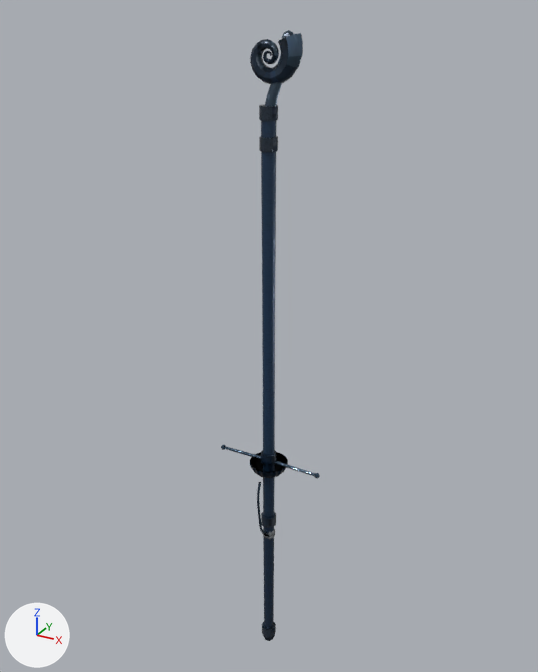
Before and after pictures for a commit that changed the glTF model client/public/q/gear/weapons_abyssal.glb.
Before and after are seen from a camera (50 mm lens) standing at (0.977, -1.775, 1.429) and looking at (-0.028, 0.053, 0.515). The axes (+X, +Y, +Z) are drawn at lower left. The lights are the same throughout. The picture after the commit comes second.

Objects in the first picture: 'blade', 'staff'.
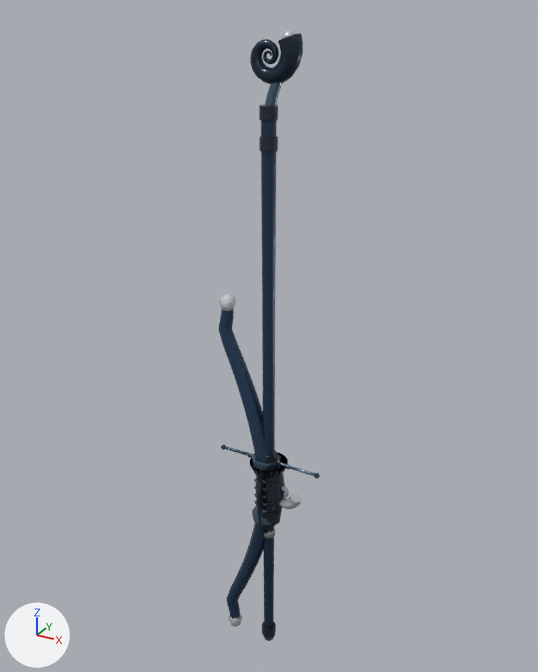
Changed parts and their boxes (x1, y1, x2, y2) in the pictures (538 x 672 px):
'bow', added (blue): after (218, 294, 303, 627)

The change, as a list of edits to the scene's bpy script:
```text
Add img_bow_normal:
    img_bow_normal = load_image('bow_normal', '_unpacked/bow_normal', 1024, 1024, 'Non-Color')
Add img_bow_color:
    img_bow_color = load_image('bow_color', '_unpacked/bow_color', 1024, 1024, 'sRGB')
Add mat_bow_baked:
    mat_bow_baked = bpy.data.materials.new('bow_baked')
    # uses the picture img_bow_color
    # uses the picture img_bow_normal
Add me_bow:
    me_bow.from_pydata(...)  # 1056 vertices, 2074 faces; spans x -0.173..0.121, y -0.048..0.047, z -0.648..0.648
    me_bow.materials.append(mat_bow_baked)
Add ob_bow:
    ob_bow = bpy.data.objects.new('bow', me_bow)
    ob_bow.location = (0.0, 0.0, 0.0)
```
